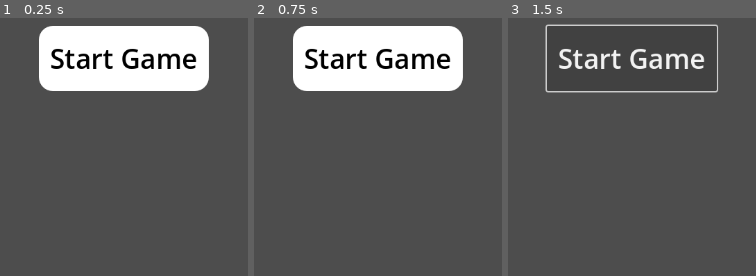
Above: before the commit, frames 1-3 (left to right).
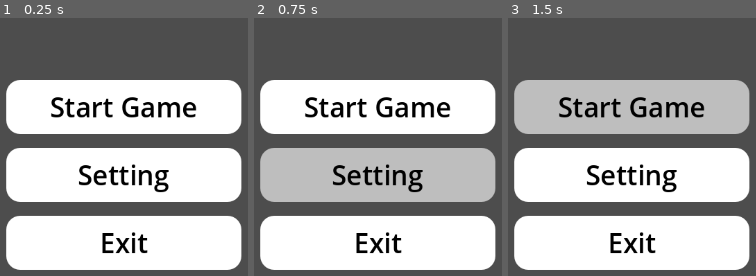
Above: after the commit, the same moments.

Repository: jhyjek/BrewBound
Game: Godot game, scene res://Main_Menu/Main_menu.tscn
Same seed, same stepped clock (60 frames per second), same inputs: the game is played once before the commit and once after it. Before the commit the project starts from res://Main_menu.tscn.
Inputs (mouse positions are in pixels of both pictures, inside the frame that each line leads up to):
- Up to frame 1 (0.25 s): no input
- Up to frame 2 (0.75 s): click (378, 175) at 0.5 s, where only the run after the commit has a clickable "Setting"
- Up to frame 3 (1.5 s): click "Start Game" at 1.25 s

The runs differ from the first frame. In frame 1, 70% of the frame differs, in the area x 2-98%, y 3-98%; in frame 2, 70%; in frame 3, 61%.

Commit message:
Finished Buttons and added a place holder title name

Diff:
--- /dev/null
+++ b/Main_Menu/Main_menu.tscn
@@ -0,0 +1,100 @@
+[gd_scene load_steps=6 format=3 uid="uid://bf5yuxyymy8tm"]
+
+[ext_resource type="Script" path="res://Main_Menu/main_menu.gd" id="1_u8243"]
+
+[sub_resource type="FontVariation" id="FontVariation_tv31q"]
+
+[sub_resource type="StyleBoxEmpty" id="StyleBoxEmpty_7bd2y"]
+
+[sub_resource type="StyleBoxFlat" id="StyleBoxFlat_0k3mg"]
+bg_color = Color(0.74558, 0.74558, 0.74558, 1)
+corner_radius_top_left = 20
+corner_radius_top_right = 20
+corner_radius_bottom_right = 20
+corner_radius_bottom_left = 20
+
+[sub_resource type="StyleBoxFlat" id="StyleBoxFlat_48psa"]
+bg_color = Color(1, 1, 1, 1)
+corner_radius_top_left = 20
+corner_radius_top_right = 20
+corner_radius_bottom_right = 20
+corner_radius_bottom_left = 20
+
+[node name="MainMenu" type="Control"]
+layout_mode = 3
+anchors_preset = 15
+anchor_right = 1.0
+anchor_bottom = 1.0
+grow_horizontal = 2
+grow_vertical = 2
+script = ExtResource("1_u8243")
+
+[node name="VBoxContainer" type="VBoxContainer" parent="."]
+layout_mode = 1
+anchors_preset = 7
+anchor_left = 0.5
+anchor_top = 1.0
+anchor_right = 0.5
+anchor_bottom = 1.0
+offset_left = -169.5
+offset_top = -293.0
+offset_right = 169.5
+offset_bottom = -19.0
+grow_horizontal = 2
+grow_vertical = 0
+theme_override_constants/separation = 20
+
+[node name="Button" type="Button" parent="VBoxContainer"]
+layout_mode = 2
+size_flags_vertical = 3
+theme_override_colors/font_hover_pressed_color = Color(0, 0, 0, 1)
+theme_override_colors/font_hover_color = Color(0, 0, 0, 1)
+theme_override_colors/font_pressed_color = Color(0, 0, 0, 1)
+theme_override_colors/font_focus_color = Color(0, 0, 0, 1)
+theme_override_colors/font_color = Color(0, 0, 0, 1)
+theme_override_fonts/font = SubResource("FontVariation_tv31q")
+theme_override_font_sizes/font_size = 39
+theme_override_styles/focus = SubResource("StyleBoxEmpty_7bd2y")
+theme_override_styles/hover = SubResource("StyleBoxFlat_0k3mg")
+theme_override_styles/pressed = SubResource("StyleBoxFlat_48psa")
+theme_override_styles/normal = SubResource("StyleBoxFlat_48psa")
+text = "Start Game
+"
+
+[node name="Button2" type="Button" parent="VBoxContainer"]
+layout_mode = 2
+size_flags_vertical = 3
+theme_override_colors/font_hover_pressed_color = Color(0, 0, 0, 1)
+theme_override_colors/font_hover_color = Color(0, 0, 0, 1)
+theme_override_colors/font_pressed_color = Color(0, 0, 0, 1)
+theme_override_colors/font_focus_color = Color(0, 0, 0, 1)
+theme_override_colors/font_color = Color(0, 0, 0, 1)
+theme_override_fonts/font = SubResource("FontVariation_tv31q")
+theme_override_font_sizes/font_size = 39
+theme_override_styles/focus = SubResource("StyleBoxEmpty_7bd2y")
+theme_override_styles/hover = SubResource("StyleBoxFlat_0k3mg")
+theme_override_styles/pressed = SubResource("StyleBoxFlat_48psa")
+theme_override_styles/normal = SubResource("StyleBoxFlat_48psa")
+text = "Setting
+"
+
+[node name="Button3" type="Button" parent="VBoxContainer"]
+layout_mode = 2
+size_flags_vertical = 3
+theme_override_colors/font_hover_pressed_color = Color(0, 0, 0, 1)
+theme_override_colors/font_hover_color = Color(0, 0, 0, 1)
+theme_override_colors/font_pressed_color = Color(0, 0, 0, 1)
+theme_override_colors/font_focus_color = Color(0, 0, 0, 1)
+theme_override_colors/font_color = Color(0, 0, 0, 1)
+theme_override_fonts/font = SubResource("FontVariation_tv31q")
+theme_override_font_sizes/font_size = 39
+theme_override_styles/focus = SubResource("StyleBoxEmpty_7bd2y")
+theme_override_styles/hover = SubResource("StyleBoxFlat_0k3mg")
+theme_override_styles/pressed = SubResource("StyleBoxFlat_48psa")
+theme_override_styles/normal = SubResource("StyleBoxFlat_48psa")
+text = "Exit
+"
+
+[connection signal="pressed" from="VBoxContainer/Button" to="." method="_on_start_pressed"]
+[connection signal="pressed" from="VBoxContainer/Button2" to="." method="_on_setting_pressed"]
+[connection signal="pressed" from="VBoxContainer/Button3" to="." method="_on_exit_pressed"]
--- /dev/null
+++ b/Main_Menu/main_menu.gd
@@ -0,0 +1,23 @@
+extends Control
+
+
+# Called when the node enters the scene tree for the first time.
+func _ready() -> void:
+	pass # Replace with function body.
+
+
+# Called every frame. 'delta' is the elapsed time since the previous frame.
+func _process(delta: float) -> void:
+	pass
+
+
+#func _on_start_pressed() -> void:
+	#get_tree().change_scene_to_file()
+
+
+func _on_setting_pressed() -> void:
+	print("Setting Pressed")
+
+
+func _on_exit_pressed() -> void:
+	get_tree().quit()
--- a/Main_menu.tscn
+++ /dev/null
@@ -1,38 +0,0 @@
-[gd_scene load_steps=3 format=3 uid="uid://bf5yuxyymy8tm"]
-
-[sub_resource type="FontVariation" id="FontVariation_tv31q"]
-
-[sub_resource type="StyleBoxFlat" id="StyleBoxFlat_48psa"]
-bg_color = Color(1, 1, 1, 1)
-corner_radius_top_left = 20
-corner_radius_top_right = 20
-corner_radius_bottom_right = 20
-corner_radius_bottom_left = 20
-
-[node name="MainMenu" type="Control"]
-layout_mode = 3
-anchors_preset = 15
-anchor_right = 1.0
-anchor_bottom = 1.0
-grow_horizontal = 2
-grow_vertical = 2
-
-[node name="Button" type="Button" parent="."]
-layout_mode = 1
-anchors_preset = 8
-anchor_left = 0.5
-anchor_top = 0.5
-anchor_right = 0.5
-anchor_bottom = 0.5
-offset_left = -122.5
-offset_top = -47.0
-offset_right = 122.5
-offset_bottom = 47.0
-grow_horizontal = 2
-grow_vertical = 2
-theme_override_colors/font_color = Color(0, 0, 0, 1)
-theme_override_fonts/font = SubResource("FontVariation_tv31q")
-theme_override_font_sizes/font_size = 39
-theme_override_styles/normal = SubResource("StyleBoxFlat_48psa")
-text = "Start Game
-"
--- a/project.godot
+++ b/project.godot
@@ -11,6 +11,6 @@
 [application]
 
 config/name="Jam"
-run/main_scene="res://Main_menu.tscn"
+run/main_scene="res://Main_Menu/Main_menu.tscn"
 config/features=PackedStringArray("4.3", "Forward Plus")
 config/icon="res://icon.svg"
